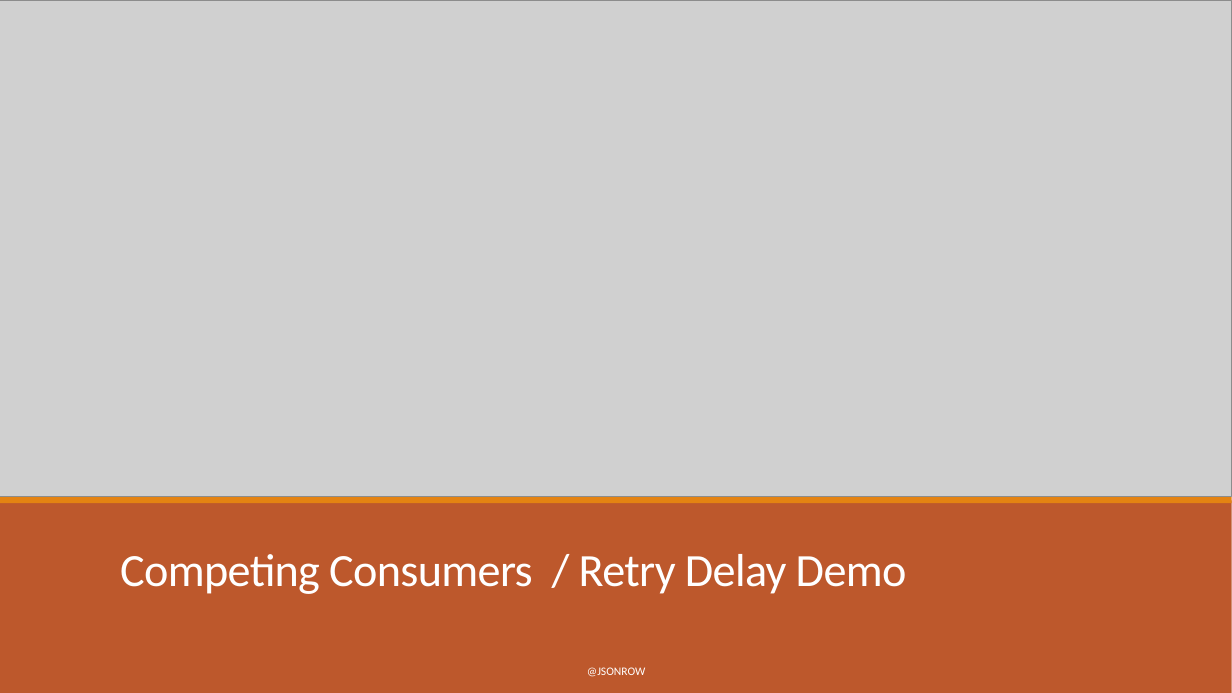
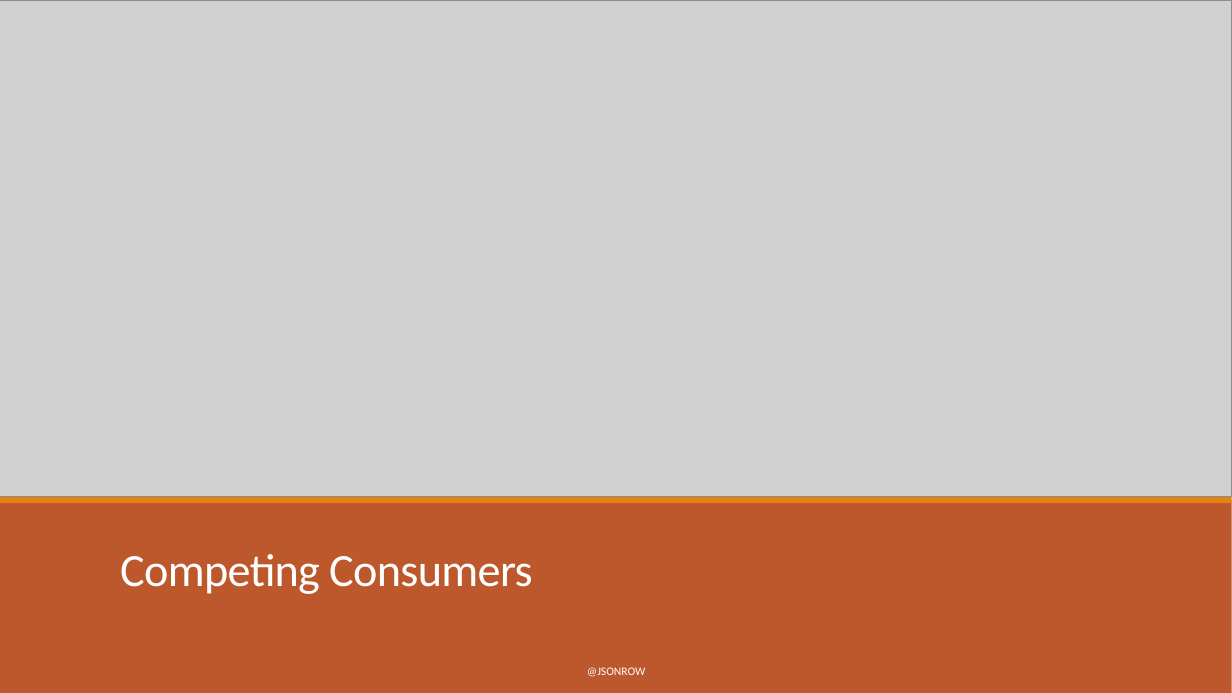
Before and after one commit to JasonRowe/MDC2019, a slide deck: slide 19 of Microservice_plumbing_with_RabbitMQ.pptx. Drawn at 1232x693 pixels with LibreOffice and Linux fonts; fonts in the diff are those of the drawing; grey boxes stand for pictures. Boxes give left, top, right and bottom in pixels: in the first picture for what was removed or moved away, otherwise in the second. Text is boxed around its words. In the diff, an @@ line names an element or a change of style, - is before the commit and + after.

Commit message:
Minor changes for .net user group talk

```diff
--- a/Microservice_plumbing_with_RabbitMQ.pptx
+++ b/Microservice_plumbing_with_RabbitMQ.pptx
@@ title at bbox=[120, 554, 533, 594]: text changed @@
-Competing Consumers / Retry Delay Demo
+Competing Consumers
```
Also in this commit, not shown: 3 other files.
